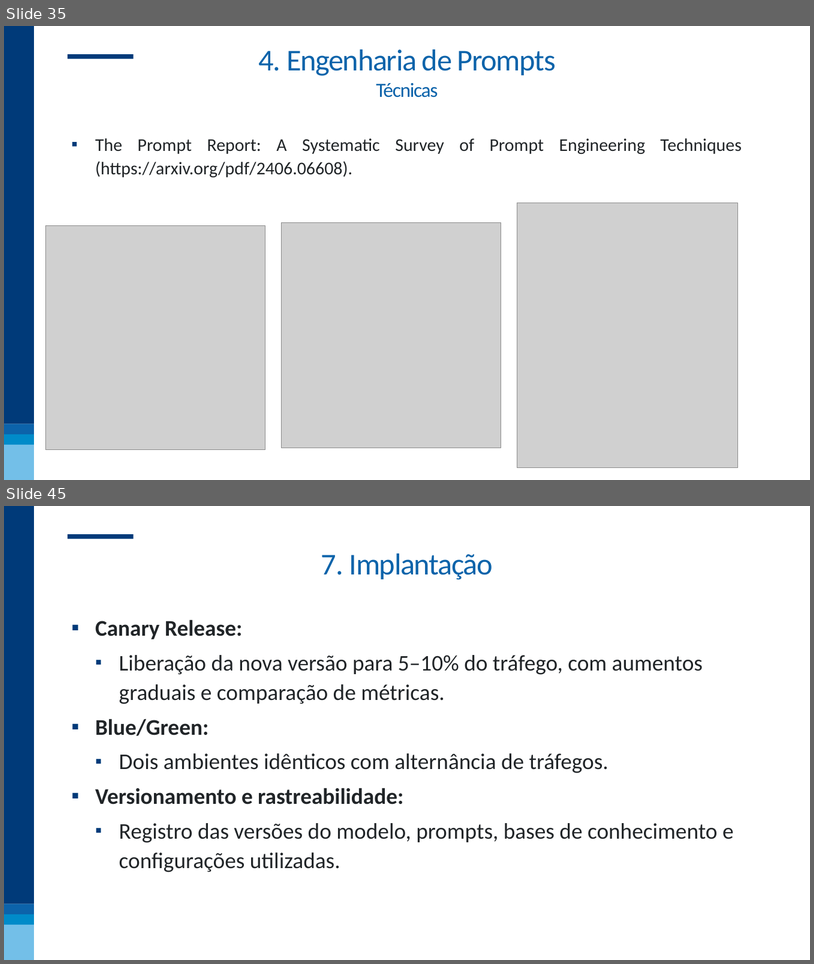
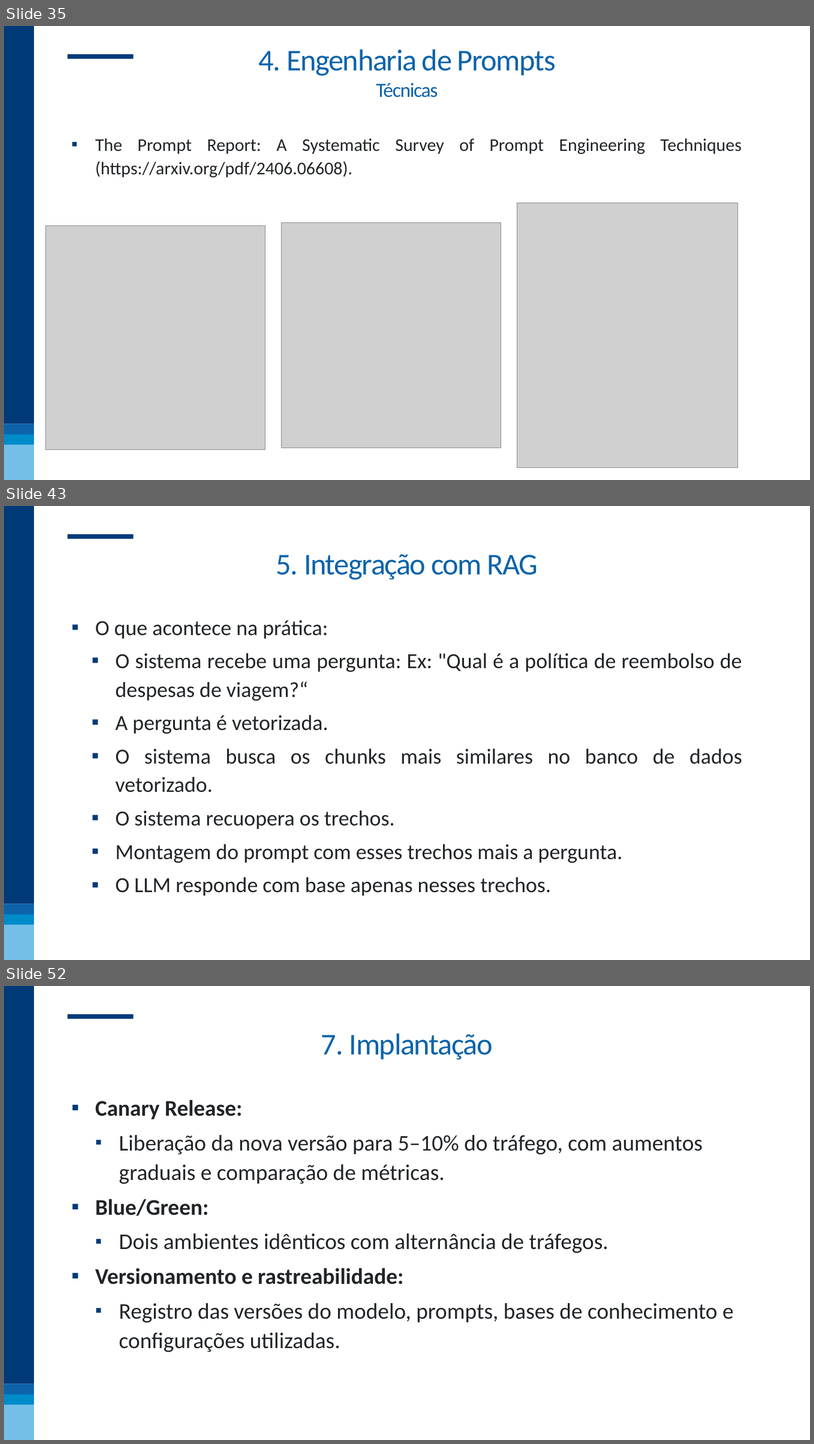
Before and after one commit to nogueira-cavalcante/FGV, a slide deck: MLOps - incorporando soluções aos processos de negócio/apresentações/02 - LLMOps.pptx. Shown one above the other, each under a label of ours: slides 35 and 45 before the commit, slides 35, 43 and 52 after it; the slides between them are not shown. The pictures are 814x964 and 814x1444 pixels, drawn with LibreOffice and Linux fonts; fonts in the diff are those of the drawing; grey boxes stand for pictures; background and template pictures are left out. Boxes give left, top, right and bottom in pixels: in the first picture for what was removed or moved away, otherwise in the second. Text is boxed around its words. In the diff, an @@ line names an element or a change of style, - is before the commit and + after.

```diff
--- a/MLOps - incorporando soluções aos processos de negócio/apresentações/02 - LLMOps.pptx
+++ b/MLOps - incorporando soluções aos processos de negócio/apresentações/02 - LLMOps.pptx
@@ slide 43 added at [4,506,810,960], background #FFFFFF; not listed: 5 template elements that a slide beside it also shows @@
@@ text added at [276,554,539,580], 54 pt, text #0C63AA @@
+5. Integração com RAG
@@ text added at [95,620,743,895], 38.4 pt, text #202427 @@
+▪ O que acontece na prática:
+  ▪ O sistema recebe uma pergunta: Ex: "Qual é a política de reembolso de despesas de viagem?“
+  ▪ A pergunta é vetorizada.
+  ▪ O sistema busca os chunks mais similares no banco de dados vetorizado.
+  ▪ O sistema recuopera os trechos.
+  ▪ Montagem do prompt com esses trechos mais a pergunta.
+  ▪ O LLM responde com base apenas nesses trechos.
@@ what was slide 45 is now slide 52 @@
```
Also in this commit, not shown: 10 slides changed, 7 other slides added, 1 slide removed, 2 other files.
